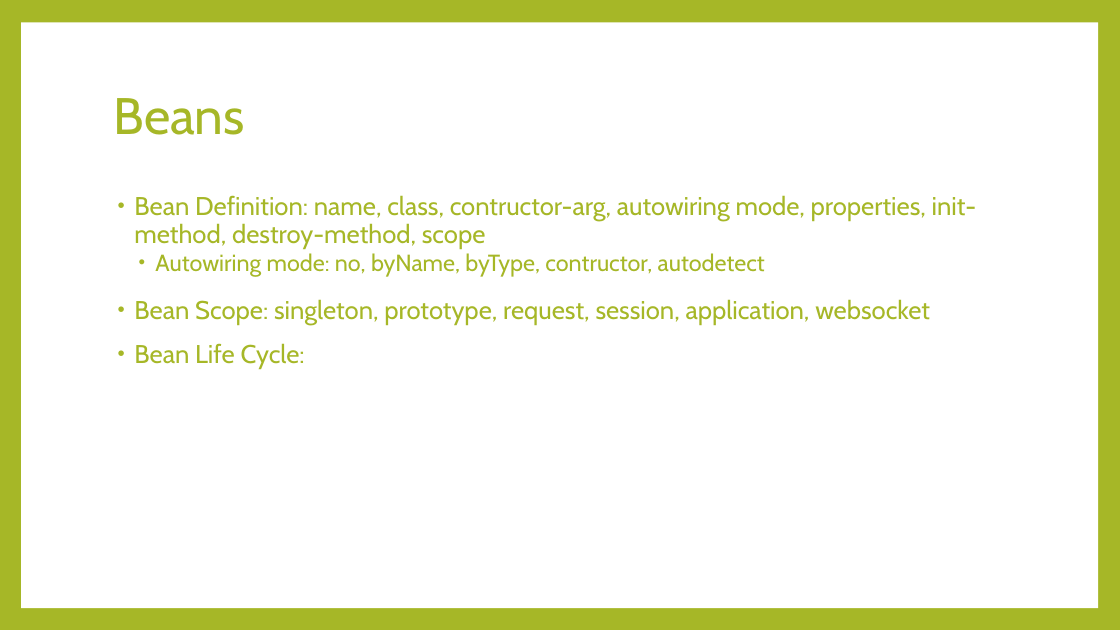
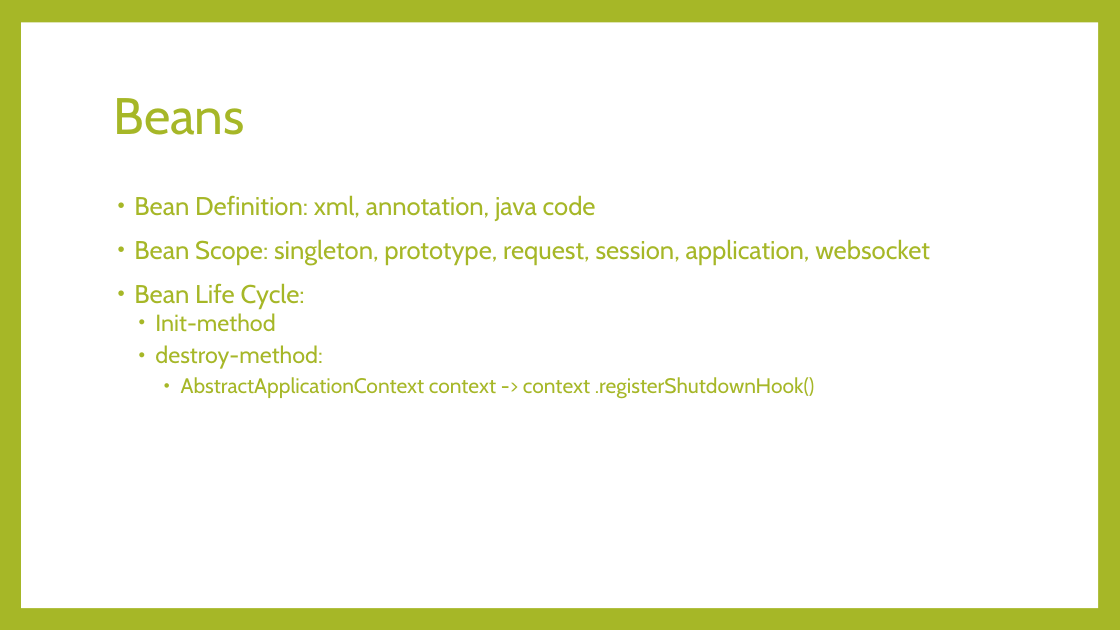
Before and after one commit to thaolt007/spring-doc, a slide deck: slide 6 of Spring.pptx. Drawn at 1120x630 pixels with LibreOffice and Linux fonts; fonts in the diff are those of the drawing. Boxes give left, top, right and bottom in pixels: in the first picture for what was removed or moved away, otherwise in the second. Text is boxed around its words. In the diff, an @@ line names an element or a change of style, - is before the commit and + after.

Commit message:
update

```diff
--- a/Spring.pptx
+++ b/Spring.pptx
@@ text at (134,195,596,221): text changed @@
-• Bean Definition: name, class, contructor-arg, autowiring mode, properties, init-method, destroy-method, scope
-  • Autowiring mode: no, byName, byType, contructor, autodetect
+• Bean Definition: xml, annotation, java code
@@ text at (155,313,815,399): paragraphs added @@
+  • Init-method
+  • destroy-method:
+    • AbstractApplicationContext context -> context .registerShutdownHook()
```
Also in this commit, not shown: 2 other slides changed.
